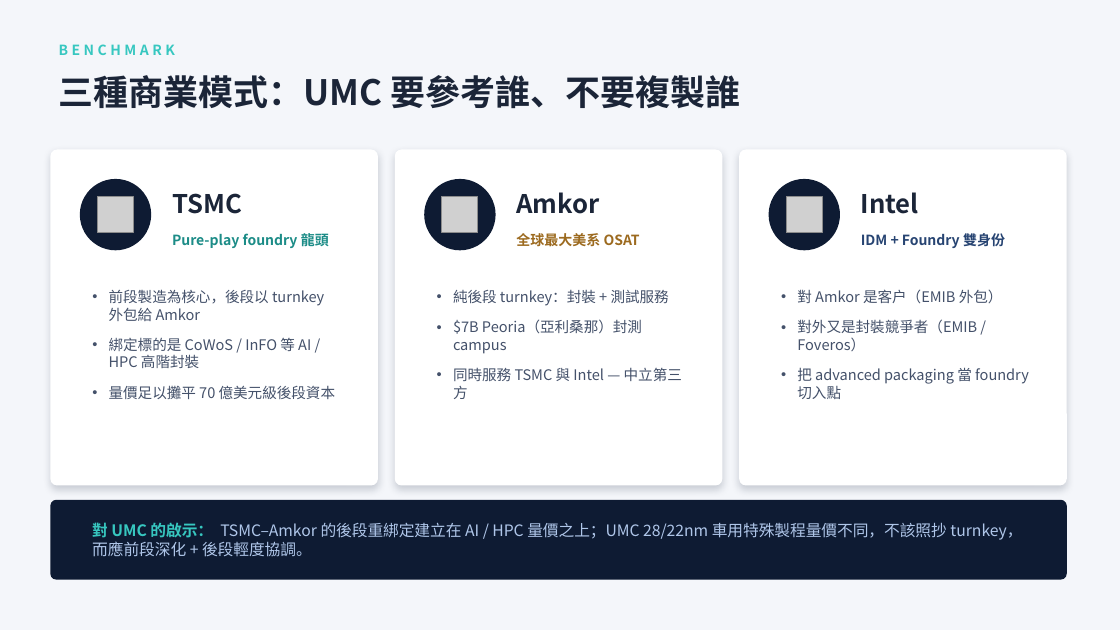
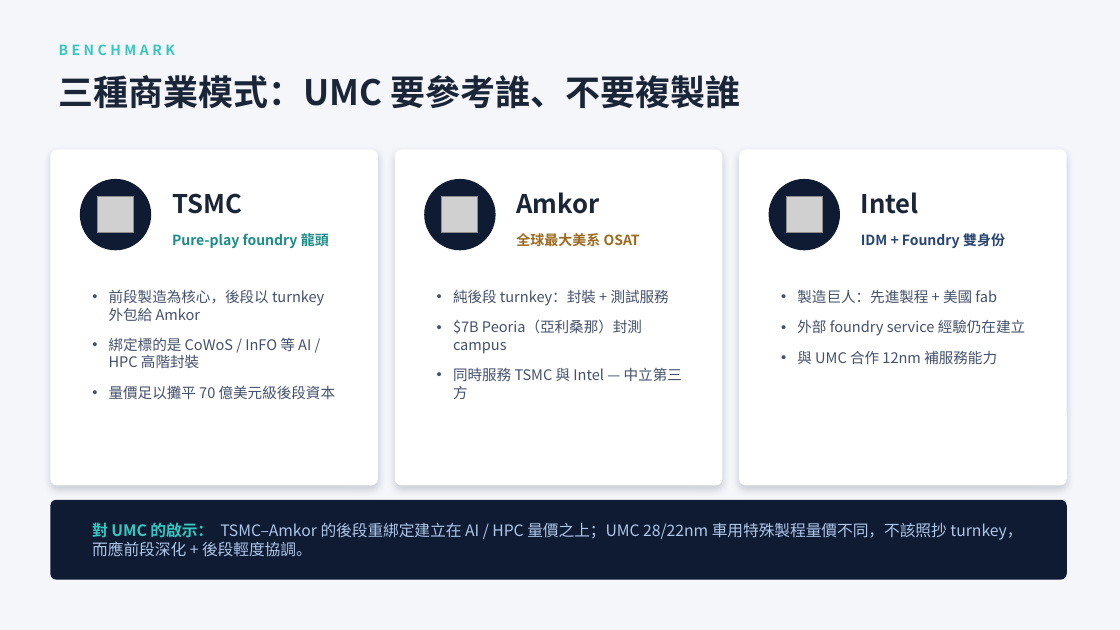
Before and after one commit to maxchen369/umc-sea-expansion-dashboard, a slide deck: slide 9 of UMC SEA Expansion Strategy.pptx. Drawn at 1120x630 pixels with LibreOffice and Linux fonts; fonts in the diff are those of the drawing; grey boxes stand for pictures. Boxes give left, top, right and bottom in pixels: in the first picture for what was removed or moved away, otherwise in the second. Text is boxed around its words. In the diff, an @@ line names an element or a change of style, - is before the commit and + after.

```diff
--- a/UMC SEA Expansion Strategy.pptx
+++ b/UMC SEA Expansion Strategy.pptx
@@ text at bbox=[797, 290, 1025, 364]: text changed @@
-• 對 Amkor 是客戶（EMIB 外包）
-• 對外又是封裝競爭者（EMIB / Foveros）
-• 把 advanced packaging 當 foundry 切入點
+• 製造巨人：先進製程 + 美國 fab
+• 外部 foundry service 經驗仍在建立
+• 與 UMC 合作 12nm 補服務能力
```
Also in this commit, not shown: 3 slides added, 1 slide removed.
